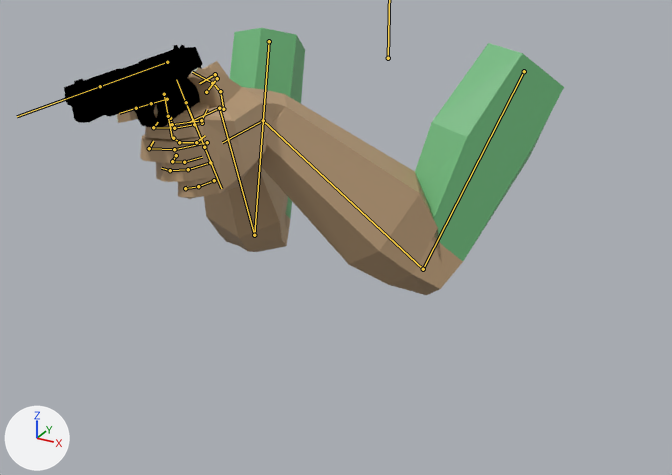
The Blender file player/player Anims M1991.blend: old version first, new version second.
Before and after are seen from a 50 mm camera at (0.572, -1.195, 0.302) aimed at (0.049, -0.244, -0.173). Every picture has the same lights, and +X, +Y and +Z are marked at lower left. The bones that bend it are drawn over the model as lines.

The first picture shows 'Human Arms Model', 'M1911 Model'.
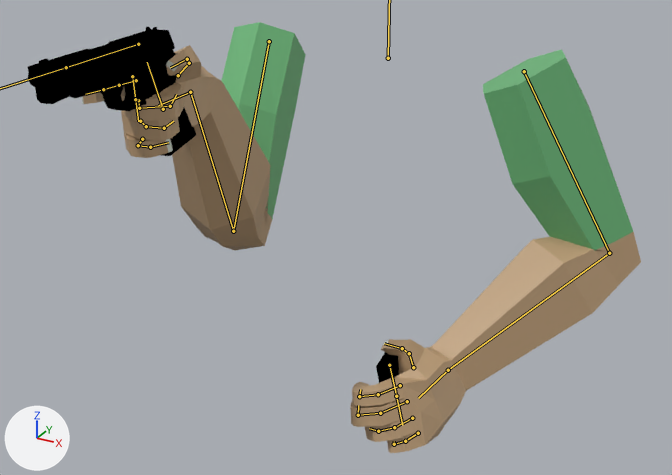
The newer file adds an action. The first version stands in its rest pose; the second is drawn at frame 12 of the action 'Reload'.

What differs and where, as boxes [x1, y1, x2, y2] in the pictures (672 x 475 px):
'Human Arms Model', posed (25% wider, 61% taller)
    before: [116, 28, 564, 295]
    after: [82, 22, 641, 453]
'M1911 Model', posed
    before: [64, 45, 203, 127]
    after: [28, 27, 399, 383]
bone 'Magazine', root to tip
    before: (186, 102) to (204, 147)
    after: (389, 365) to (396, 396)

What the commit changed:
Bone 'IK Arm Target.L' (bone_ik_arm_target_l) moves from (0.001, -0.836, 0.316) to (0.38, -0.607, 0.164).
Bone 'IK Arm Target.R' (bone_ik_arm_target_r) moves from (-0.025, -0.683, 0.268) to (0.0, -0.662, 0.298).
Bone 'Magazine' (bone_magazine) moves from (0.0, 0.0, 0.0) to (0.0, 0.4139, 0.2184).
